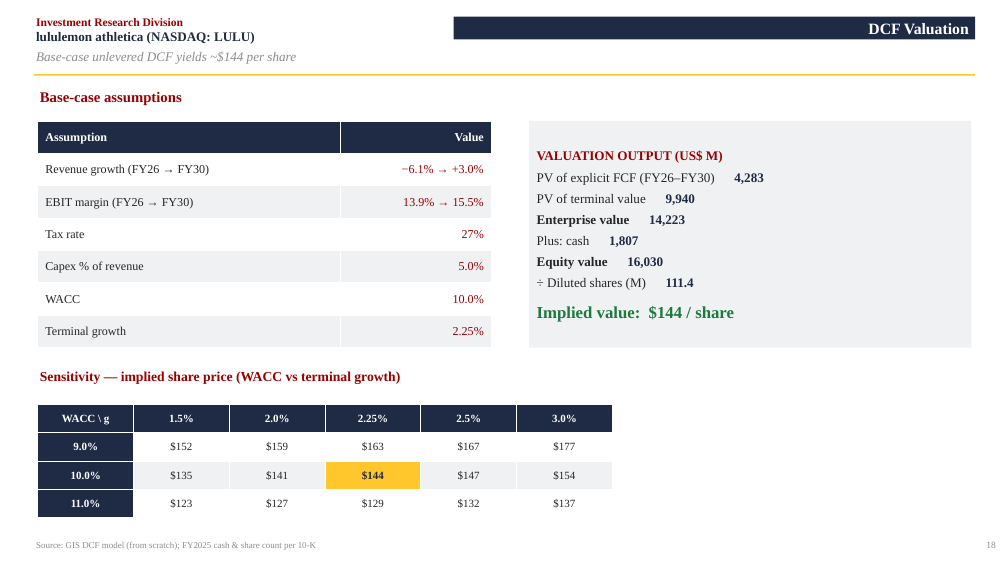
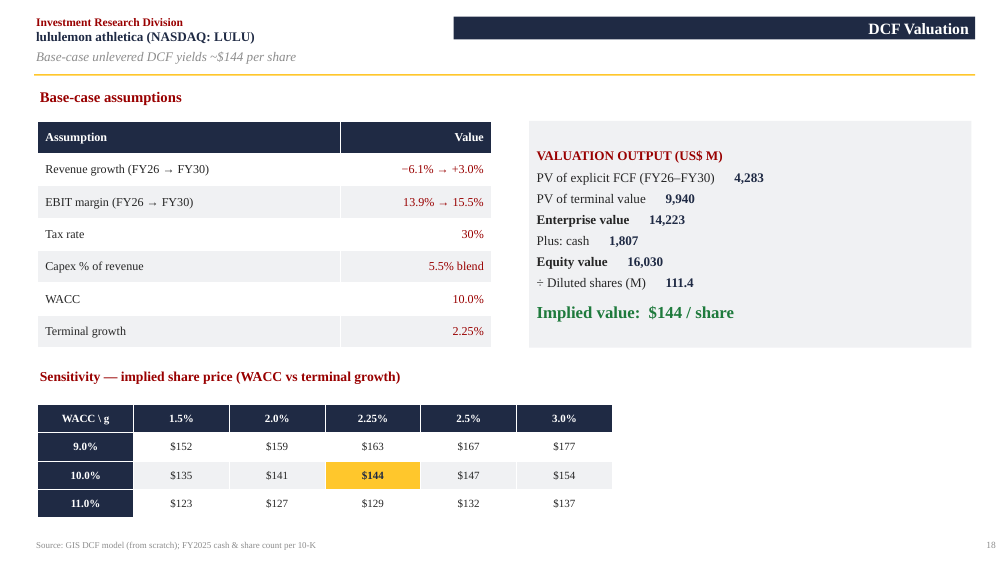
Before and after one commit to vengeanceaiUSC/RM, a slide deck: slide 19 of LULU/LULU_Investment_Pitch_Deck.pptx. Drawn at 1008x567 pixels with LibreOffice and Linux fonts; fonts in the diff are those of the drawing. Boxes give left, top, right and bottom in pixels: in the first picture for what was removed or moved away, otherwise in the second. Text is boxed around its words. In the diff, an @@ line names an element or a change of style, - is before the commit and + after.

```diff
--- a/LULU/LULU_Investment_Pitch_Deck.pptx
+++ b/LULU/LULU_Investment_Pitch_Deck.pptx
@@ table at (x1=38, y1=121, x2=492, y2=348) @@
-row 4, column 2: 27%
+row 4, column 2: 30%
-row 5, column 2: 5.0%
+row 5, column 2: 5.5% blend
```
Also in this commit, not shown: 4 other slides changed, 7 other files.
